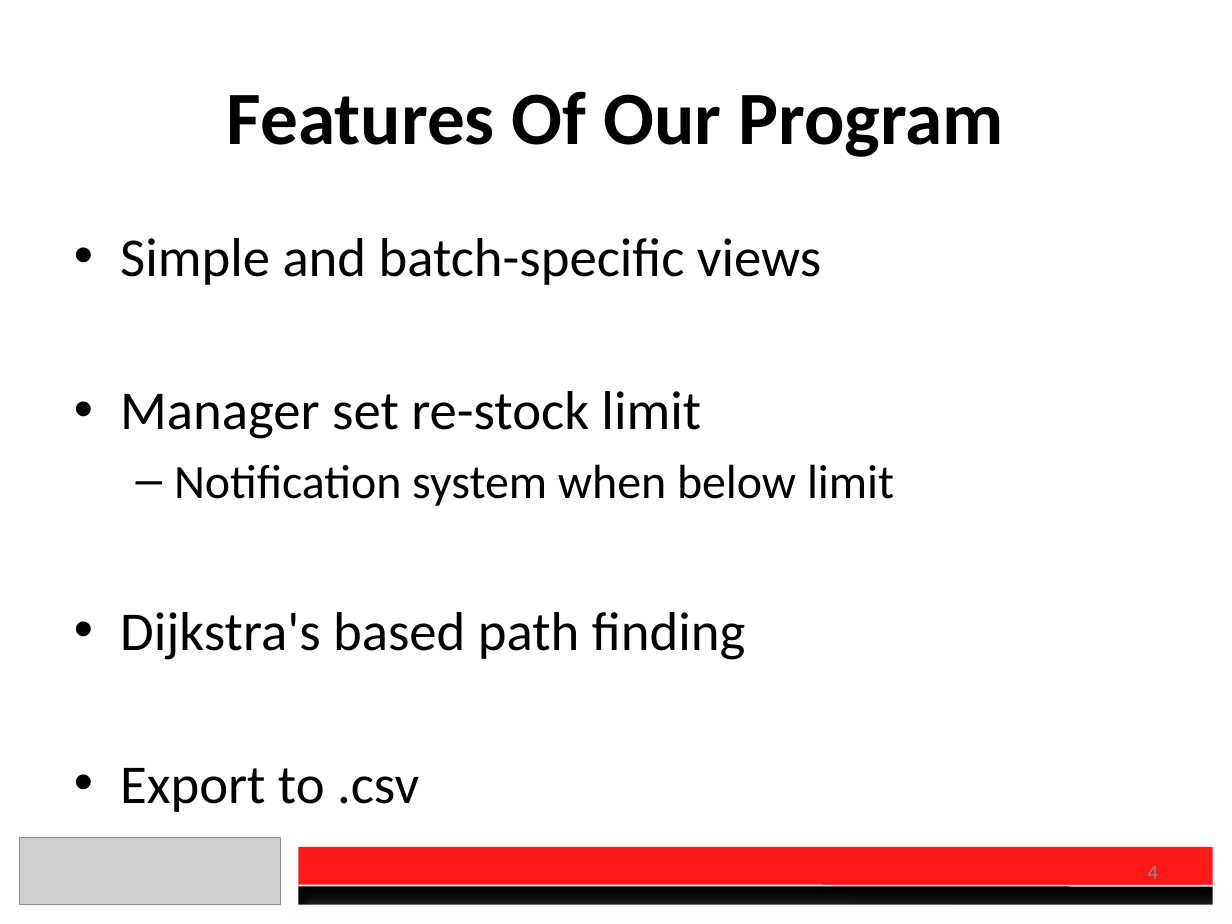
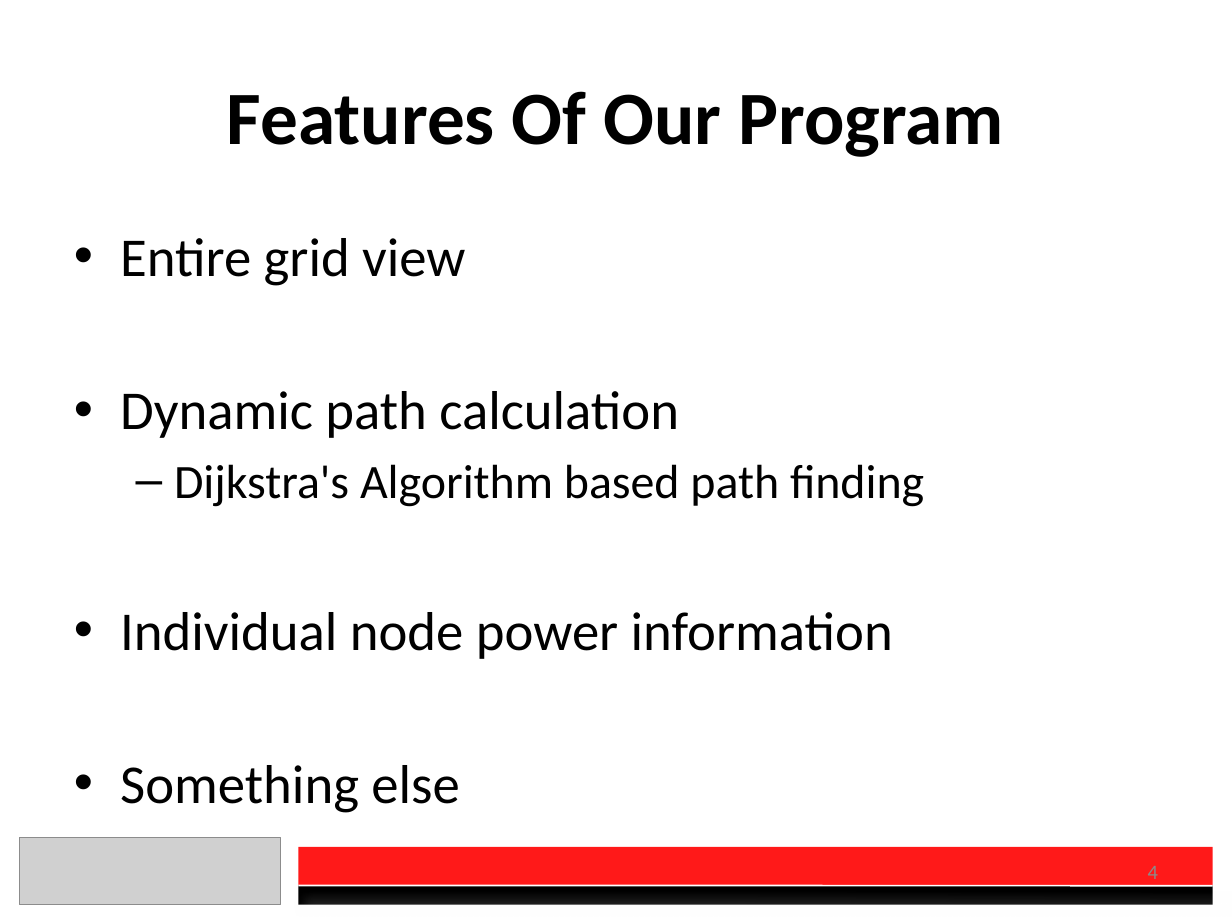
Before and after one commit to DanielSauve/OEC2017, a slide deck: slide 4 of Presentation.pptx. Drawn at 1232x924 pixels with LibreOffice and Linux fonts; fonts in the diff are those of the drawing; grey boxes stand for pictures. Boxes give left, top, right and bottom in pixels: in the first picture for what was removed or moved away, otherwise in the second. Text is boxed around its words. In the diff, an @@ line names an element or a change of style, - is before the commit and + after.

Commit message:
updates to documentation about Dijkstra's algorithm

```diff
--- a/Presentation.pptx
+++ b/Presentation.pptx
@@ text at (120,238,924,813): text changed @@
-• Simple and batch-specific views
-• Manager set re-stock limit
-  – Notification system when below limit
-• Dijkstra's based path finding
-• Export to .csv
+• Entire grid view
+• Dynamic path calculation
+  – Dijkstra's Algorithm based path finding
+• Individual node power information
+• Something else
```
Also in this commit, not shown: 1 other slide changed, 2 other files.
